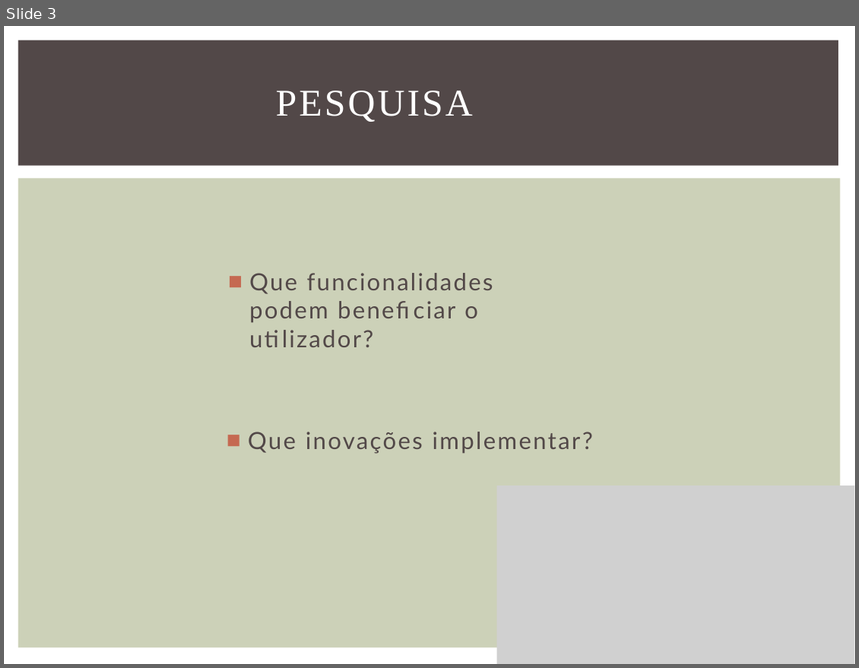
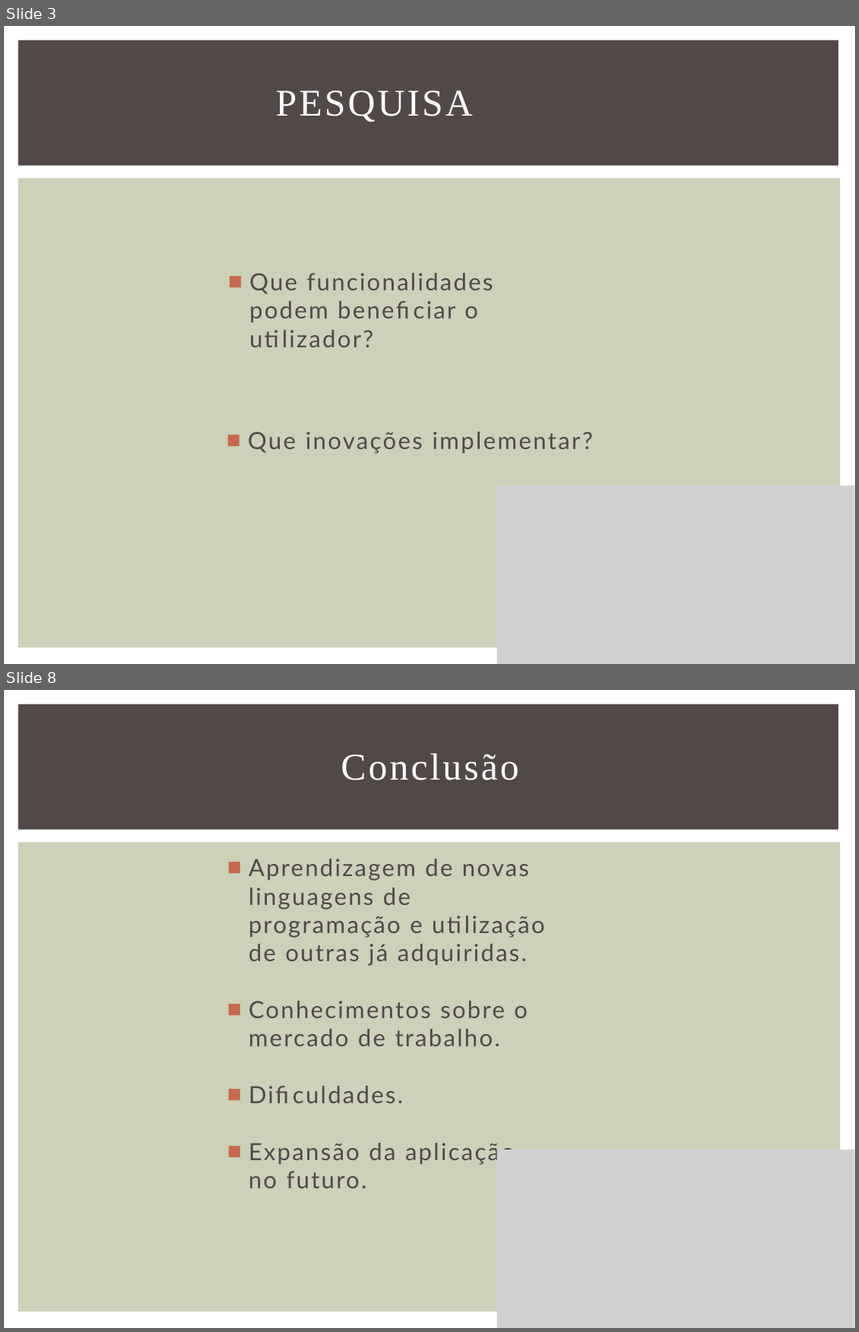
Before and after one commit to ricardobranco/LI4, a slide deck: Relatorios/apr-3-PL3-20.pptx. Shown one above the other, each under a label of ours: slide 3 before the commit, slides 3 and 8 after it; the slides between them are not shown. The pictures are 859x668 and 859x1332 pixels, drawn with LibreOffice and Linux fonts; fonts in the diff are those of the drawing; grey boxes stand for pictures. Boxes give left, top, right and bottom in pixels: in the first picture for what was removed or moved away, otherwise in the second. Text is boxed around its words. In the diff, an @@ line names an element or a change of style, - is before the commit and + after.

```diff
--- a/Relatorios/apr-3-PL3-20.pptx
+++ b/Relatorios/apr-3-PL3-20.pptx
@@ slide 8 added at box(4, 690, 855, 1328), background #FFFFFF; not listed: 2 template elements that a slide beside it also shows @@
@@ title added at box(341, 753, 519, 780), 32 pt, text #FFFFFF @@
+Conclusão
@@ text added at box(249, 859, 529, 1189), 20 pt, text #524848 @@
+■ Aprendizagem de novas linguagens de programação e utilização de outras já adquiridas.
+■ Conhecimentos sobre o mercado de trabalho.
+■ Dificuldades.
+■ Expansão da aplicação no futuro.
@@ picture added at box(496, 1150, 854, 1328) @@
```
Also in this commit, not shown: 1 slide changed, 3 other slides added.
